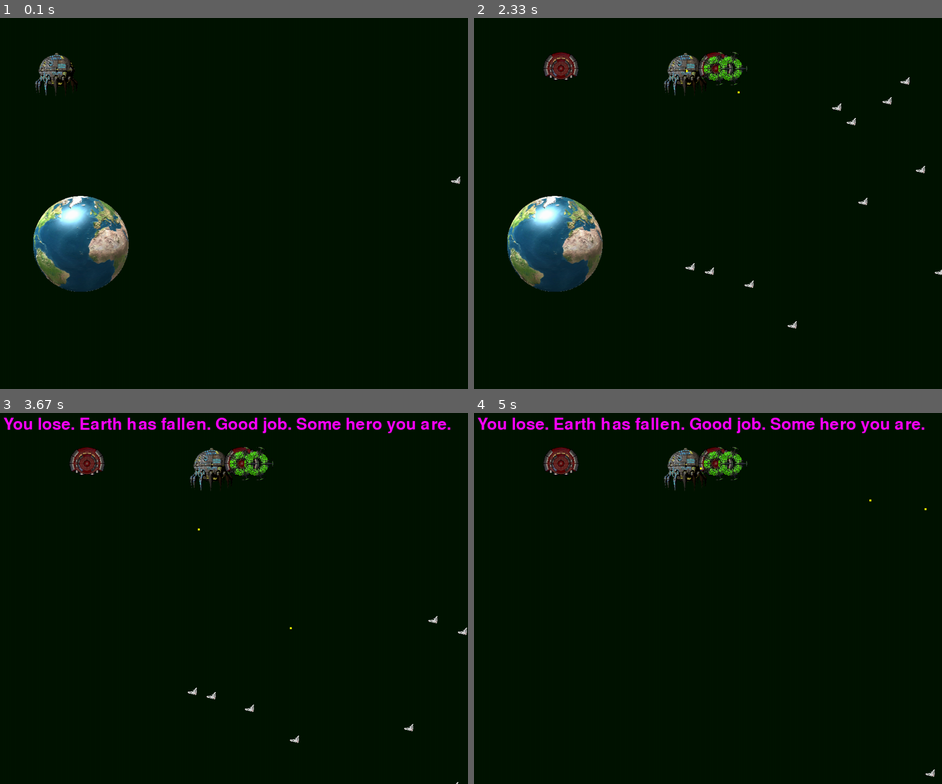
Above: before the commit, frames 1-4 (two rows, left to right).
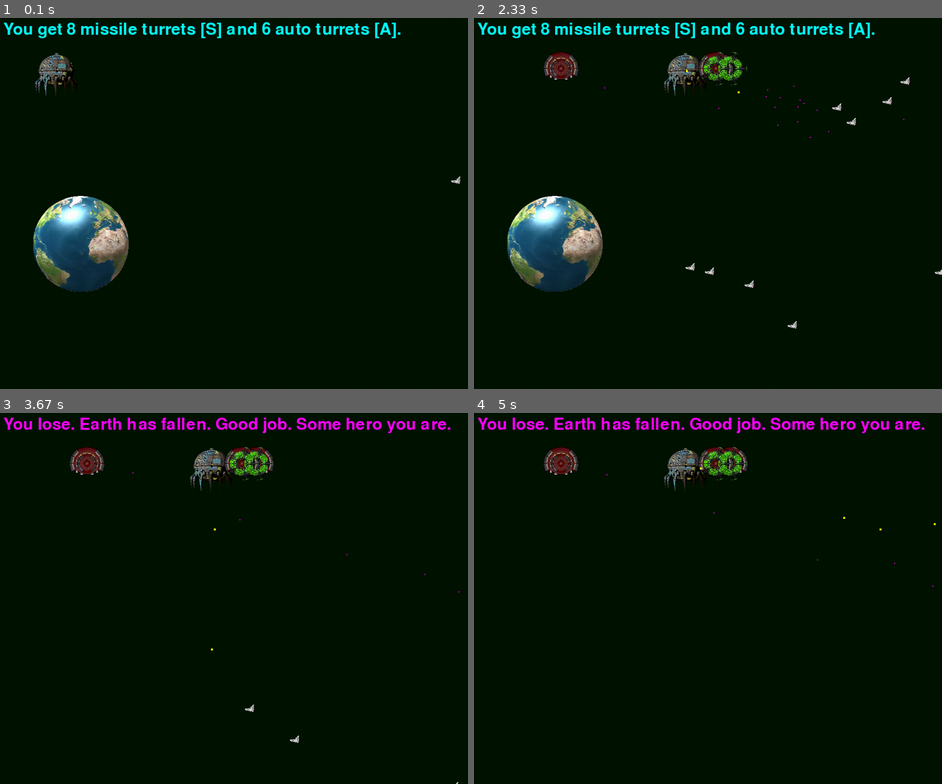
Above: after the commit, the same moments.

Repository: MichaelGaynor/Space_Defense_Pygame
Game: pygame game, started from sd_game.py
Two runs of this game, one before a commit and one after it. Both use one fixed random seed, a clock stepped at 60 frames per second and the inputs below.
Inputs:
- Up to frame 1 (0.1 s): no input
- Up to frame 2 (2.33 s): hold Right 0.33-0.87 s; hold A 0.33-0.87 s; hold A 0.9-1.43 s; tap Space at 0.97, 1.27, 1.53, 1.87, 2.17, 2.3 s; tap Right at 1.05 s; hold S 1.47-1.77 s; tap Left at 1.62 s; hold A 1.8-2.2 s; hold S from 2.23 s (still down)
- Up to frame 3 (3.67 s): tap Right at 2.38 s; release S at 2.6 s; hold A 2.63-3.1 s; tap Space at 2.7, 3, 3.2, 3.5 s; tap Left at 2.78 s; hold A from 3.13 s (still down)
- Up to frame 4 (5 s): release A at 3.67 s; hold S 3.7-4 s; tap Space at 3.77, 4.1, 4.4, 4.53, 4.93 s; tap Right at 3.85 s; hold A 4.03-4.43 s; tap Left at 4.18 s; hold S 4.47-4.83 s; hold A from 4.87 s (still down)

The runs differ from the first frame. In frame 1, 1.4% of the frame differs, in the area x 0-86%, y 1-6%; in frame 2, 1.4%, in the area x 0-97%, y 1-51%; in frame 3, 0.2%; in frame 4, 0.1%.

Commit message:
Enemies get faster

Diff:
--- a/game_functions.py
+++ b/game_functions.py
@@ -22,7 +22,7 @@
         player.should_move("left", True)
       if event.key == 97:
         new_auto_turret = AutoTurret(screen,player,autoimage)
-        if len(auto_turrets) < 4:
+        if len(auto_turrets) < 6:
           auto_turrets.add(new_auto_turret)
         else:
           auto_turrets.remove(auto_turrets.sprites()[-1])
@@ -30,7 +30,7 @@
         auto_turrets.add(new_auto_turret)
       if event.key == 115:
         new_turret = Turret(screen,player,image)
-        if len(turrets) < 6:
+        if len(turrets) < 8:
           turrets.add(new_turret)
         else:
           turrets.remove(turrets.sprites()[-1])
--- a/sd_game.py
+++ b/sd_game.py
@@ -71,8 +71,14 @@
     for bogey in bogies:
       bogey.draw_me()
       bogey.update_me(home_base,home_bases)
-      if bogey.update_me(home_base,home_bases) <= 5:
+      if bogey.update_me(home_base,home_bases) <= 20:
         bogies.remove(bogey)
+      if tick > 600:
+        bogey.speed = 4
+      if tick > 1200:
+        bogey.speed = 8
+      if tick > 1800:
+        bogey.speed = 16
 
     for missile in missiles:
       list1 = len(bogies.sprites())
@@ -92,6 +98,9 @@
     if len(home_bases.sprites()) != 1:
       loss_text = font.render("You lose. Earth has fallen. Good job. Some hero you are.", True, (255,0,255))
       screen.blit(loss_text, [40,40])
+    else:
+      turrets_text = font.render("You get 8 missile turrets [S] and 6 auto turrets [A].", True, (0,255,255))
+      screen.blit(turrets_text, [40,40])
 
 
     player_died = groupcollide(player_group,bogies,True,False)
--- a/turret.py
+++ b/turret.py
@@ -51,7 +51,7 @@
     self.screen.blit(self.image,[self.x,self.y])
 
   def open_fire(self,screen,bogies,bullets,tick):
-    baddie_list = pygame.sprite.spritecollide(self,bogies,False,pygame.sprite.collide_rect_ratio(3.0))
+    baddie_list = pygame.sprite.spritecollide(self,bogies,False,pygame.sprite.collide_rect_ratio(5.0))
     new_bullet = Bullet(screen,[self.x,self.y])
     if baddie_list:
       bullets.add(new_bullet)
Not shown, changed: game_functions.pyc
Not shown, changed: turret.pyc
